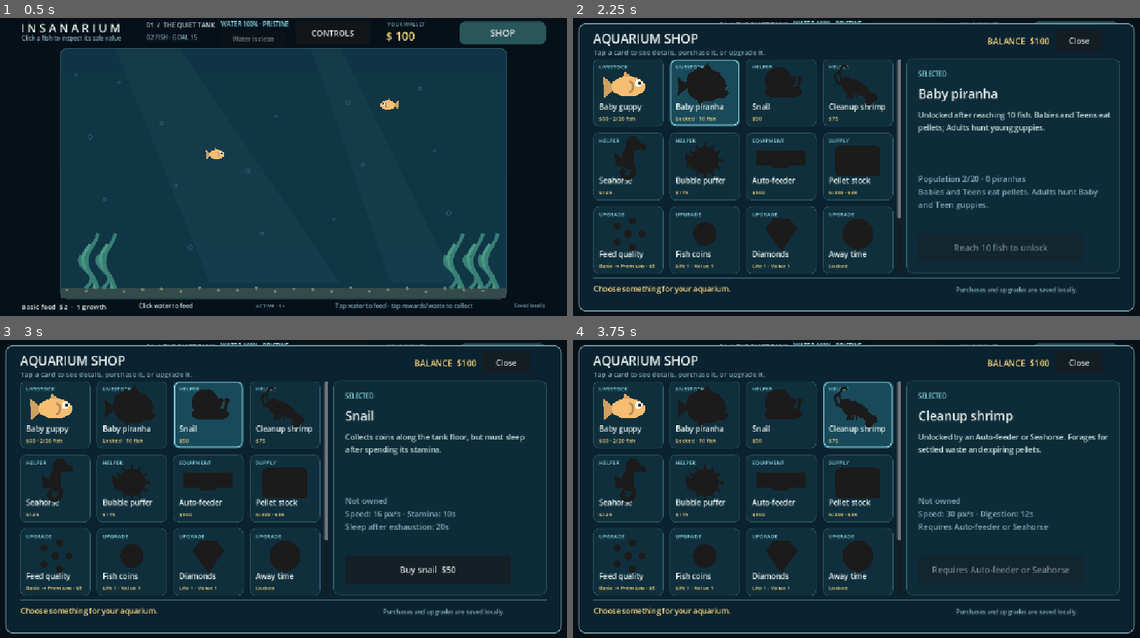
Above: before the commit, frames 1-4 (two rows, left to right).
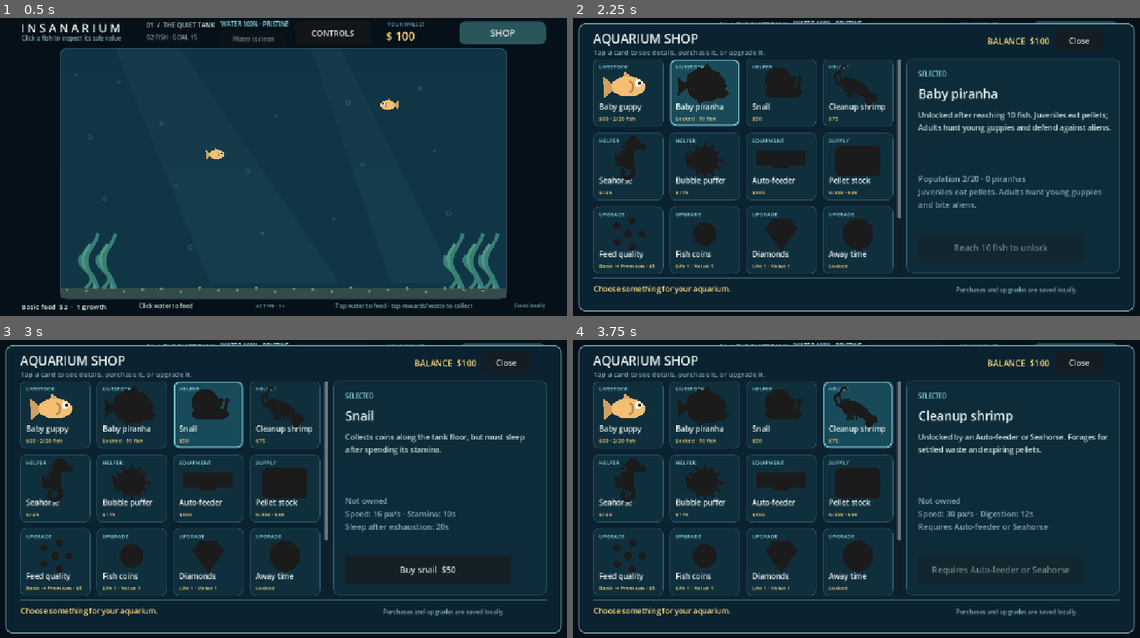
Above: after the commit, the same moments.

Repository: joshuakosasih/insanarium
Game: Godot game, scene res://scenes/aquarium.tscn
Two runs of this game, one before a commit and one after it. Both use one fixed random seed, a clock stepped at 60 frames per second and the inputs below.
Inputs (mouse positions are in pixels of both pictures, inside the frame that each line leads up to):
- Up to frame 1 (0.5 s): no input
- Up to frame 2 (2.25 s): click "SHOP" at 0.5 s; click (629, 92) at 1.27 s; click (703, 92) at 2.02 s
- Up to frame 3 (3 s): click (209, 414) at 2.77 s
- Up to frame 4 (3.75 s): click (856, 414) at 3.52 s

Frame 1 is identical in both runs. In frame 2, 1.1% of the frame differs, in the area x 8-95%, y 31-65%; in frame 3, less than 0.1%; in frame 4, less than 0.1%.

Commit message:
Show seahorse charge and let adult piranhas defend tank

Diff:
--- a/scripts/aquarium.gd
+++ b/scripts/aquarium.gd
@@ -1151,7 +1151,7 @@
 		"piranha":
 			action_price = current_piranha_price
 			unavailable = fish_count >= breeding.CAPACITY or not piranha_unlocked
-			shop_detail_state.text = "Population %d/%d · %d piranhas\nBabies and Teens eat pellets. Adults hunt Baby and Teen guppies." % [fish_count, breeding.CAPACITY, piranha_count]
+			shop_detail_state.text = "Population %d/%d · %d piranhas\nJuveniles eat pellets. Adults hunt young guppies and bite aliens." % [fish_count, breeding.CAPACITY, piranha_count]
 			shop_action_button.text = "Reach 10 fish to unlock" if not piranha_unlocked else "Buy piranha  $%d" % action_price
 		"snail":
 			if not assets.owned.snail:
--- a/scripts/art/aquarium_vector_art.gd
+++ b/scripts/art/aquarium_vector_art.gd
@@ -26,9 +26,9 @@
 
 static func draw_piranha(canvas: CanvasItem, at: Vector2, size: float, color: Color, tail: float = 0.0, dead: bool = false, crowned: bool = false) -> void:
 	canvas.draw_set_transform(at, 0.0, Vector2.ONE * size)
-	var outline := Color("3c3741")
-	var back := color.darkened(0.38)
-	var belly := color.lightened(0.23)
+	var outline := Color("60454b")
+	var back := color.darkened(0.22)
+	var belly := color.lightened(0.16)
 	# A short, high tail and deep, blunt head distinguish it from the slim guppy.
 	canvas.draw_colored_polygon(PackedVector2Array([Vector2(-25, -1), Vector2(-45, -16 + tail), Vector2(-42, 0 + tail), Vector2(-45, 16 + tail)]), outline)
 	canvas.draw_colored_polygon(PackedVector2Array([Vector2(-29, -1), Vector2(-42, -11 + tail), Vector2(-40, 0 + tail), Vector2(-42, 11 + tail)]), back)
@@ -85,7 +85,7 @@
 		canvas.draw_circle(Vector2(x + 1, -23), 1.8, Color("203748"))
 	canvas.draw_set_transform(Vector2.ZERO)
 
-static func draw_seahorse(canvas: CanvasItem, at: Vector2, size: float = 1.0, phase: float = 0.0) -> void:
+static func draw_seahorse(canvas: CanvasItem, at: Vector2, size: float = 1.0, phase: float = 0.0, charge: float = 0.0) -> void:
 	var color := Color("aa9de0")
 	canvas.draw_set_transform(at, 0.0, Vector2.ONE * size)
 	var tail := PackedVector2Array()
@@ -104,6 +104,15 @@
 	canvas.draw_circle(Vector2(16, -33), 2.5, Color("203748"))
 	for i in range(3):
 		canvas.draw_line(Vector2(-4, i * 7 - 5), Vector2(8, i * 7 - 5), Color("ddd0f3"), 2, true)
+	# Five crest lights fill from tail to head as the next pellet charges.
+	for i in range(5):
+		var crest_root := Vector2(-13.0 + i * 2.0, 1.0 - i * 7.0)
+		var crest_tip := crest_root + Vector2(-9.0, -4.0)
+		var fill: float = clampf(charge * 5.0 - float(i), 0.0, 1.0)
+		var crest_color := Color("6e7095").lerp(Color("b7f7dc"), fill)
+		canvas.draw_colored_polygon(PackedVector2Array([crest_root, crest_tip, crest_root + Vector2(1.0, -5.0)]), crest_color)
+		if fill >= 0.99:
+			canvas.draw_circle(crest_tip, 2.0 + 0.4 * sin(phase * 5.0 + i), Color("d9ffef", 0.55))
 	canvas.draw_set_transform(Vector2.ZERO)
 
 static func draw_urchin(canvas: CanvasItem, at: Vector2, size: float = 1.0, phase: float = 0.0) -> void:
@@ -147,8 +156,8 @@
 	# when it crawls to the right.
 	canvas.draw_set_transform(at, 0.0, Vector2(-size, size))
 	var shell := Color("f48a78")
-	var shell_dark := Color("9d4e59")
-	var shell_light := Color("ffbd69")
+	var shell_dark := Color("b65e61")
+	var shell_light := Color("ffac73")
 	# A broad triangular shell front, plump body, and curled abdomen follow the
 	# reference's shrimp silhouette without introducing a separate mouth.
 	canvas.draw_colored_polygon(PackedVector2Array([
--- a/scripts/creatures/fish.gd
+++ b/scripts/creatures/fish.gd
@@ -25,6 +25,8 @@
 var destination: Vector2
 var food_target: FishFood
 var prey_target: AquariumFish
+var alien_target: TankAlien
+var alien_attack_left: float = 0.0
 var wander_left: float = 0.0
 var coin_left: float = 0.0
 var facing: float = 1.0
@@ -55,8 +57,9 @@
 	if life.age_seconds >= FishAging.lifespan_for(genome):
 		die("Old age")
 		return
-	hunger = minf(1.0, hunger + profile.hunger_rate * genome.hunger_multiplier() * delta)
+	hunger = minf(1.0, hunger + profile.hunger_rate_at(growth.stage) * genome.hunger_multiplier() * delta)
 	coin_left -= delta
+	alien_attack_left = maxf(0.0, alien_attack_left - delta)
 	if coin_left <= 0.0:
 		coin_left += genome.output_interval(profile.coin_interval)
 		# Newborns have a short protected stage before they begin producing output.
@@ -85,15 +88,28 @@
 		prey_target = null
 	elif prey_target == null:
 		prey_target = FishPredation.nearest(self, get_tree().get_nodes_in_group("fish"))
+	alien_target = null
+	if can_fight_alien():
+		var nearest_alien: float = 520.0
+		for candidate in get_tree().get_nodes_in_group("invaders"):
+			if candidate is TankAlien and not candidate.dead and not candidate.is_queued_for_deletion():
+				var gap: float = position.distance_to(candidate.position)
+				if gap < nearest_alien:
+					nearest_alien = gap
+					alien_target = candidate
+	if alien_target != null:
+		prey_target = null
 	wander_left -= delta
-	if food_target != null:
+	if alien_target != null:
+		destination = alien_target.position
+	elif food_target != null:
 		destination = food_target.position
 	elif prey_target != null:
 		destination = prey_target.position
 	elif wander_left <= 0.0 or position.distance_to(destination) < 12.0:
 		choose_destination()
 	var movement: Vector2 = destination - position
-	var movement_speed: float = swim_speed() * (1.5 if food_target != null else (1.35 if prey_target != null else 1.0))
+	var movement_speed: float = swim_speed() * (1.35 if alien_target != null or prey_target != null else (1.5 if food_target != null else 1.0))
 	position = position.move_toward(destination, movement_speed * delta)
 	position = position.clamp(bounds.position, bounds.end)
 	if absf(movement.x) > 3.0:
@@ -116,6 +132,8 @@
 			growth.record_meal(profile, profile.prey_growth_credit, genome.growth_multiplier())
 		prey_target = null
 		choose_destination()
+	if alien_target != null and position.distance_to(alien_target.position) < 42.0:
+		attack_alien(alien_target)
 	if survival.advance(hunger, delta, profile.starvation_grace):
 		die("Starved")
 	queue_redraw()
@@ -188,3 +206,12 @@
 
 func swim_speed() -> float:
 	return profile.swim_speed * genome.speed_multiplier()
+
+func can_fight_alien() -> bool:
+	return profile.alien_defense_stage >= 0 and growth.stage >= profile.alien_defense_stage and not dead
+
+func attack_alien(alien: TankAlien) -> void:
+	if not can_fight_alien() or alien_attack_left > 0.0 or not is_instance_valid(alien) or alien.dead:
+		return
+	alien_attack_left = 3.0
+	alien.hit(position)
--- a/scripts/creatures/fish_inspector.gd
+++ b/scripts/creatures/fish_inspector.gd
@@ -32,14 +32,16 @@
 
 static func trait_rows(fish: AquariumFish) -> Array[Dictionary]:
 	var profile := fish.profile
-	var food_endurance: float = profile.hungry_threshold / (profile.hunger_rate * fish.genome.hunger_multiplier())
+	var hunts_prey: bool = not profile.eats_pellets_at(fish.growth.stage)
+	var hunger_threshold: float = profile.predation_hunger if hunts_prey else profile.hungry_threshold
+	var food_endurance: float = hunger_threshold / (profile.hunger_rate_at(fish.growth.stage) * fish.genome.hunger_multiplier())
 	var actual_speed: float = fish.swim_speed()
 	var coin_chance: float = fish.genome.coin_chance()
 	var lifespan: float = FishAging.lifespan_for(fish.genome)
 	var breed_seconds: int = roundi(fish.genome.breeding_cooldown())
 	return [
 		{"title": "Vitality", "value": "%d HP · %.1fh" % [roundi(fish.health.maximum), lifespan / 3600.0], "progress": fish.genome.vitality_value()},
-		{"title": "Metabolism", "value": "%ds food · ×%.2f" % [roundi(food_endurance), fish.genome.growth_multiplier()], "progress": fish.genome.metabolism_value()},
+		{"title": "Metabolism", "value": "%ds %s · ×%.2f" % [roundi(food_endurance), "prey" if hunts_prey else "food", fish.genome.growth_multiplier()], "progress": fish.genome.metabolism_value()},
 		{"title": "Agility", "value": "%d px/s" % roundi(actual_speed), "progress": fish.genome.speed_value()},
 		{"title": "Productivity", "value": "%d%% coin" % roundi(coin_chance * 100.0), "progress": fish.genome.allocation_value()},
 		{"title": "Fertility", "value": "%dm %02ds" % [breed_seconds / 60, breed_seconds % 60], "progress": fish.genome.fertility_value()}]
--- a/scripts/creatures/fish_profile.gd
+++ b/scripts/creatures/fish_profile.gd
@@ -31,6 +31,7 @@
 @export var prey_nutrition: float = 0.78
 @export var prey_growth_credit: int = 2
 @export var prey_detection_radius: float = 520.0
+@export var alien_defense_stage: int = -1
 
 static func for_species(id: String) -> FishProfile:
 	var profile := FishProfile.new()
@@ -38,7 +39,8 @@
 		profile.species_id = "piranha"
 		profile.species_name = "Piranha"
 		profile.swim_speed = 78.0
-		profile.hunger_rate = 1.0 / 105.0
+		profile.hunger_rate = 1.0 / 420.0
+		profile.starvation_grace = 90.0
 		profile.coin_interval = 28.0
 		profile.coin_value = 2
 		profile.body_color = Color("dd6c63")
@@ -50,10 +52,15 @@
 		profile.prey_species_id = "starter_fish"
 		profile.max_prey_stage = 1
 		profile.hunter_stage = 2
+		profile.prey_nutrition = 0.85
+		profile.alien_defense_stage = 2
 	return profile
 
 func eats_pellets_at(stage: int) -> bool:
 	return prey_species_id.is_empty() or stage < hunter_stage
+
+func hunger_rate_at(stage: int) -> float:
+	return 1.0 / 120.0 if not prey_species_id.is_empty() and stage < hunter_stage else hunger_rate
 
 func reward_is_diamond(stage: int) -> bool:
 	return stage >= diamond_stage or (not prey_species_id.is_empty() and stage >= hunter_stage)
--- a/scripts/enemies/alien.gd
+++ b/scripts/enemies/alien.gd
@@ -59,7 +59,10 @@
 	if target != null:
 		position = position.move_toward(target.position, chase_speed * delta).clamp(bounds.position, bounds.end)
 		if position.distance_to(target.position) < 38.0 and attack_left <= 0.0:
-			target.die("Alien attack")
+			if target.can_fight_alien():
+				target.attack_alien(self)
+			else:
+				target.die("Alien attack")
 			attack_left = 2.0
 	queue_redraw()
 
--- a/scripts/pets/seahorse.gd
+++ b/scripts/pets/seahorse.gd
@@ -21,6 +21,10 @@
 	feed_interval = IdleAssets.SEAHORSE_INTERVALS[clampi(interval_level, 0, IdleAssets.MAX_UPGRADE_LEVEL)]
 	feed_tier = IdleAssets.SEAHORSE_FEED_TIERS[clampi(quality_level, 0, IdleAssets.SEAHORSE_FEED_TIERS.size() - 1)]
 	feed_left = minf(feed_left * feed_interval / maxf(old_interval, 0.01), feed_interval)
+	queue_redraw()
+
+func charge_progress() -> float:
+	return 1.0 - clampf(feed_left / maxf(feed_interval, 0.01), 0.0, 1.0)
 
 func _process(delta: float) -> void:
 	delta *= ActivityPace.multiplier
@@ -36,4 +40,4 @@
 	queue_redraw()
 
 func _draw() -> void:
-	VectorArt.draw_seahorse(self, Vector2.ZERO, 1.0, phase)
+	VectorArt.draw_seahorse(self, Vector2.ZERO, 1.0, phase, charge_progress())
--- a/scripts/systems/idle_assets.gd
+++ b/scripts/systems/idle_assets.gd
@@ -14,7 +14,7 @@
 const SHRIMP_DIGESTION := [12.0, 8.0, 5.0, 3.5, 2.0]
 const SHRIMP_UPGRADE_PRICES := [20, 60, 180, 540]
 const SEAHORSE_INTERVALS := [18.0, 14.0, 11.0, 8.0, 6.0]
-const SEAHORSE_INTERVAL_PRICES := [60, 150, 375, 940]
+const SEAHORSE_INTERVAL_PRICES := [40, 100, 250, 625]
 const SEAHORSE_FEED_TIERS := [0, 1, 2]
 const SEAHORSE_FEED_PRICES := [150, 500]
 const COIN_LIFETIMES := [8.0, 15.0, 25.0, 45.0, 75.0]
--- a/scripts/systems/offline_progress.gd
+++ b/scripts/systems/offline_progress.gd
@@ -122,7 +122,7 @@
 		for fish in fish_list:
 			var fish_profile: FishProfile = profiles.get(str(fish.get("species_id", "starter_fish")), profile)
 			var metabolism: float = FishGenome.phenotype_from_data(fish.get("genome", {}), "metabolism")
-			fish.hunger = minf(1.0, float(fish.get("hunger", 0)) + fish_profile.hunger_rate * FishGenome.hunger_multiplier_for(metabolism) * dt)
+			fish.hunger = minf(1.0, float(fish.get("hunger", 0)) + fish_profile.hunger_rate_at(int(fish.get("stage", 0))) * FishGenome.hunger_multiplier_for(metabolism) * dt)
 			fish.life.age = float(fish.life.age) + dt
 			fish.breeding_left = maxf(0.0, float(fish.get("breeding_left", 0)) - dt)
 			hungry = hungry or (fish_profile.eats_pellets_at(int(fish.get("stage", 0))) and fish.hunger >= fish_profile.hungry_threshold)
--- a/scripts/systems/tank_care.gd
+++ b/scripts/systems/tank_care.gd
@@ -11,7 +11,8 @@
 	for fish in data.fish:
 		var fish_profile := FishProfile.for_species(str(fish.get("species_id", "starter_fish")))
 		var metabolism: float = FishGenome.phenotype_from_data(fish.get("genome", {}), "metabolism")
-		demand += fish_profile.hunger_rate * FishGenome.hunger_multiplier_for(metabolism) / minf(fish_profile.hungry_threshold, FeedProfile.new().nutrition)
+		if fish_profile.eats_pellets_at(int(fish.get("stage", 0))):
+			demand += fish_profile.hunger_rate_at(int(fish.get("stage", 0))) * FishGenome.hunger_multiplier_for(metabolism) / minf(fish_profile.hungry_threshold, FeedProfile.new().nutrition)
 	var seahorse_level: int = clampi(int(data.get("asset_levels", {}).get("seahorse_interval", 0)), 0, IdleAssets.MAX_UPGRADE_LEVEL)
 	var seahorse_supply: float = 1.0 / IdleAssets.SEAHORSE_INTERVALS[seahorse_level] if data.owned.seahorse else 0.0
 	var supply: float = (0.5 if data.owned.feeder and not data.reserve.is_empty() else 0.0) + seahorse_supply
@@ -53,11 +54,18 @@
 static func warnings(fish: Array, stock: int, feeder: bool, cleanliness: float = 100.0) -> String:
 	var hungry: int = 0
 	var starving: int = 0
+	var hungry_predators: int = 0
+	var starving_predators: int = 0
 	var injured: int = 0
 	for animal in fish:
 		if animal.health.current < animal.health.maximum:
 			injured += 1
-		if animal.hunger >= 1.0:
+		if not animal.profile.eats_pellets_at(animal.growth.stage):
+			if animal.hunger >= 1.0:
+				starving_predators += 1
+			elif animal.hunger >= animal.profile.predation_hunger:
+				hungry_predators += 1
+		elif animal.hunger >= 1.0:
 			starving += 1
 		elif animal.hunger >= animal.profile.hungry_threshold:
 			hungry += 1
@@ -66,6 +74,10 @@
 		messages.append("FEED NOW: %d starving" % starving)
 	if hungry > 0:
 		messages.append("%d hungry" % hungry)
+	if starving_predators > 0:
+		messages.append("PIRANHA NEEDS PREY: %d starving" % starving_predators)
+	elif hungry_predators > 0:
+		messages.append("%d piranha hunting" % hungry_predators)
 	if cleanliness < 20.0:
 		messages.append("TOXIC WATER: health collapse accelerating")
 	elif cleanliness < 40.0:
--- a/scripts/ui/shop_item.gd
+++ b/scripts/ui/shop_item.gd
@@ -17,7 +17,7 @@
 static func catalog() -> Array[ShopItemDefinition]:
 	return [
 		ShopItemDefinition.new("fish", "Baby guppy", "LIVESTOCK", "Add a guppy to the aquarium.", "fish"),
-		ShopItemDefinition.new("piranha", "Baby piranha", "LIVESTOCK", "Unlocked after reaching 10 fish. Babies and Teens eat pellets; Adults hunt young guppies.", "piranha"),
+		ShopItemDefinition.new("piranha", "Baby piranha", "LIVESTOCK", "Unlocked after reaching 10 fish. Juveniles eat pellets; Adults hunt young guppies and defend against aliens.", "piranha"),
 		ShopItemDefinition.new("snail", "Snail", "HELPER", "Collects coins along the tank floor, but must sleep after spending its stamina.", "snail"),
 		ShopItemDefinition.new("shrimp", "Cleanup shrimp", "HELPER", "Unlocked by an Auto-feeder or Seahorse. Forages for settled waste and expiring pellets.", "shrimp"),
 		ShopItemDefinition.new("seahorse", "Seahorse", "HELPER", "Unlocked by Premium feed. Produces free pellets when fish are hungry.", "seahorse"),
--- a/tests/piranha_test.gd
+++ b/tests/piranha_test.gd
@@ -93,6 +93,28 @@
 	predator.hunger = 0.8
 	predator._process(0.1)
 	check(not adult.dead, "adult guppies are too large for piranhas to eat")
+	predator.growth.stage = 1
+	check(not predator.can_fight_alien(), "Teen piranhas cannot defend against aliens")
+	predator.growth.stage = 2
+	check(predator.can_fight_alien(), "Adult piranhas can defend against aliens")
+	var defending_alien := TankAlien.new()
+	defending_alien.bounds = tank.swim_bounds
+	tank.add_child(defending_alien)
+	defending_alien.set_process(false)
+	defending_alien.position = predator.position
+	var alien_health: int = defending_alien.health
+	defending_alien._process(0.1)
+	check(not predator.dead and defending_alien.health == alien_health - 1, "adult piranha bites an alien on contact and survives")
+	while not defending_alien.dead:
+		predator.alien_attack_left = 0.0
+		predator.attack_alien(defending_alien)
+	check(defending_alien.dead, "repeated piranha bites can defeat an alien")
+	defending_alien.free()
+	var neutral_metabolism: float = FishGenome.hunger_multiplier_for(0.5)
+	var prey_interval: float = predator.profile.prey_nutrition / (predator.profile.hunger_rate_at(2) * neutral_metabolism)
+	check(prey_interval > 300.0 and prey_interval < 360.0 and predator.profile.hunger_rate_at(1) > predator.profile.hunger_rate_at(2), "Adult piranhas need roughly one prey every five to six minutes while juveniles grow at normal feeding pace")
+	predator.hunger = 1.0
+	check("prey" in FishInspector.trait_rows(predator)[1].value and "PIRANHA NEEDS PREY" in TankCare.warnings([predator], 0, false), "Adult piranha care and traits clearly show its prey-only diet")
 	var mixed := FishBreeding.new()
 	mixed.chance = 1.0
 	var births := {"count": 0}
@@ -127,7 +149,7 @@
 	just_piranha.asset_levels.idle_duration = 4
 	var away: Dictionary = OfflineProgress.advance(just_piranha, 100.0)
 	var metabolism: float = FishGenome.phenotype_from_data(just_piranha.fish[0].genome, "metabolism")
-	check(away.data.fish.size() == 1 and is_equal_approx(float(away.data.fish[0].hunger), 10.0 / 105.0 * FishGenome.hunger_multiplier_for(metabolism)), "away care uses piranha hunger rate and does not simulate hunting")
+	check(away.data.fish.size() == 1 and is_equal_approx(float(away.data.fish[0].hunger), 10.0 / 120.0 * FishGenome.hunger_multiplier_for(metabolism)), "juvenile piranhas keep a normal feeding pace while away")
 	just_piranha.fish[0].stage = 2
 	just_piranha.fish[0].hunger = 0.75
 	just_piranha.food = [{"tier": 0, "life": 14.0, "x": 550, "y": 350}]
--- a/tests/prototype_test.gd
+++ b/tests/prototype_test.gd
@@ -185,12 +185,14 @@
 	check(shrimp != null and shrimp.move_speed == 30.0 and shrimp.digestion_duration == 12.0, "new cleanup shrimp begins with modest speed and a long digestion pause")
 	check(puffer != null and puffer.move_speed == 45.0 and puffer.curiosity == 0.30, "new bubble puffer starts slow and selectively curious")
 	check(seahorse != null and seahorse.feed_interval == 18.0 and seahorse.feed_tier == 0, "new seahorse starts with deliberate Basic-feed production")
+	seahorse.feed_left = seahorse.feed_interval * 0.5
+	check(is_equal_approx(seahorse.charge_progress(), 0.5), "seahorse crest shows half charge midway through its cycle")
 	for specimen in get_nodes_in_group("fish"):
 		specimen.hunger = 0.0
 	seahorse.feed_left = 0.0
 	var food_before_ready: int = get_nodes_in_group("food").size()
 	seahorse._process(0.1)
-	check(seahorse.feed_left == 0.0 and get_nodes_in_group("food").size() == food_before_ready, "ready seahorse holds its pellet while no fish needs food")
+	check(seahorse.feed_left == 0.0 and seahorse.charge_progress() == 1.0 and get_nodes_in_group("food").size() == food_before_ready, "ready seahorse holds its fully lit crest until a fish needs food")
 	var hungry_specimen = get_nodes_in_group("fish")[0]
 	hungry_specimen.hunger = hungry_specimen.profile.hungry_threshold
 	seahorse._process(0.1)
@@ -201,7 +203,7 @@
 	check(tank.shop_secondary_button.visible and tank.shop_sell_button.visible, "owned seahorse exposes rate, pellet quality, and sale controls")
 	balance = tank.economy.money
 	tank.activate_shop_item()
-	check(tank.assets.levels.seahorse_interval == 1 and seahorse.feed_interval == 14.0 and tank.economy.money == balance - 60, "seahorse production interval upgrades independently")
+	check(tank.assets.levels.seahorse_interval == 1 and seahorse.feed_interval == 14.0 and tank.economy.money == balance - 40, "seahorse production interval upgrades independently")
 	balance = tank.economy.money
 	tank.activate_shop_secondary()
 	check(tank.assets.levels.seahorse_feed == 1 and seahorse.feed_tier == 1 and tank.economy.money == balance - 150, "seahorse pellet quality upgrades to Premium")
--- a/tests/render_preview.gd
+++ b/tests/render_preview.gd
@@ -52,6 +52,14 @@
 		guppy.scale = Vector2.ONE * guppy.visual_size
 		guppy.position = Vector2(675, 340)
 		guppy.queue_redraw()
+	if "--seahorse-charge" in OS.get_cmdline_user_args():
+		var seahorse := SeahorsePet.new()
+		seahorse.anchor = Vector2(540, 340)
+		seahorse.presentation_scale = 1.65
+		tank.add_child(seahorse)
+		seahorse.set_process(false)
+		seahorse.feed_left = seahorse.feed_interval * 0.5
+		seahorse.queue_redraw()
 	if "--warning" in OS.get_cmdline_user_args():
 		tank.invasions.begin_warning()
 	if "--alien" in OS.get_cmdline_user_args():
Not shown, changed: build/web/index.pck
